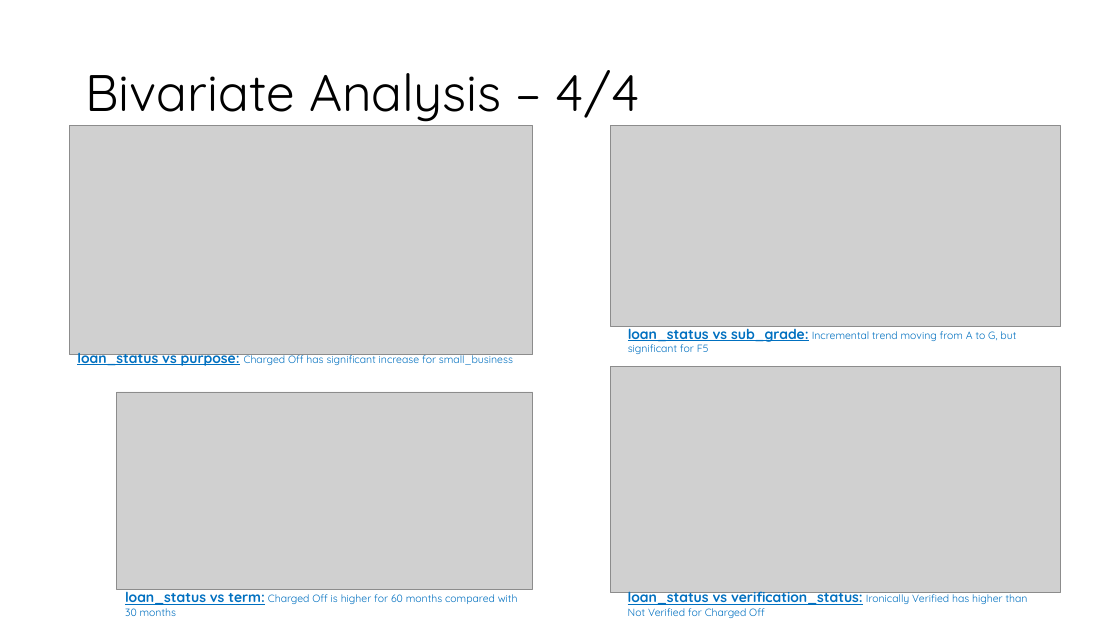
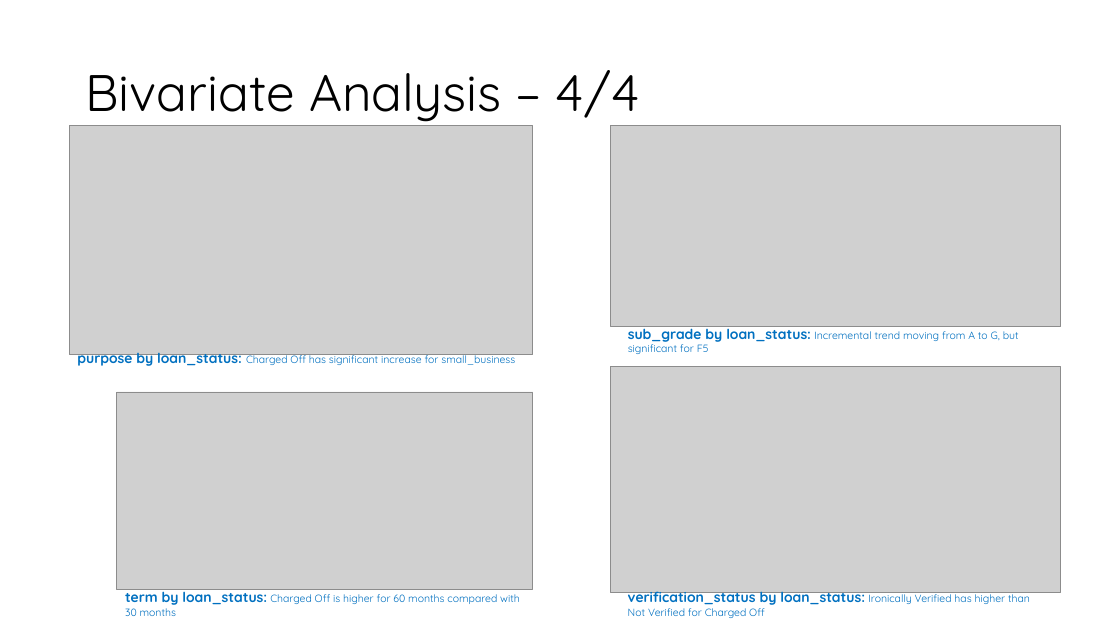
Before and after one commit to sarpsl/LendingClubCaseStudy, a slide deck: slide 14 of Syed_Abdul_Rahim.pptx. Drawn at 1120x630 pixels with LibreOffice and Linux fonts; fonts in the diff are those of the drawing; grey boxes stand for pictures. Boxes give left, top, right and bottom in pixels: in the first picture for what was removed or moved away, otherwise in the second. Text is boxed around its words. In the diff, an @@ line names an element or a change of style, - is before the commit and + after.

```diff
--- a/Syed_Abdul_Rahim.pptx
+++ b/Syed_Abdul_Rahim.pptx
@@ text at bbox=[628, 324, 1019, 354]: text changed @@
-loan_status vs sub_grade: Incremental trend moving from A to G, but significant for F5
+sub_grade by loan_status: Incremental trend moving from A to G, but significant for F5
@@ text at bbox=[77, 352, 515, 367]: text changed @@
-loan_status vs purpose: Charged Off has significant increase for small_business
+purpose by loan_status: Charged Off has significant increase for small_business
@@ text at bbox=[125, 588, 520, 616]: text changed @@
-loan_status vs term: Charged Off is higher for 60 months compared with 30 months
+term by loan_status: Charged Off is higher for 60 months compared with 30 months
@@ text at bbox=[628, 591, 1030, 618]: text changed @@
-loan_status vs verification_status: Ironically Verified has higher than Not Verified for Charged Off
+verification_status by loan_status: Ironically Verified has higher than Not Verified for Charged Off
```
Also in this commit, not shown: 12 other slides changed, 3 slides added, 5 slides removed, 3 other files.
